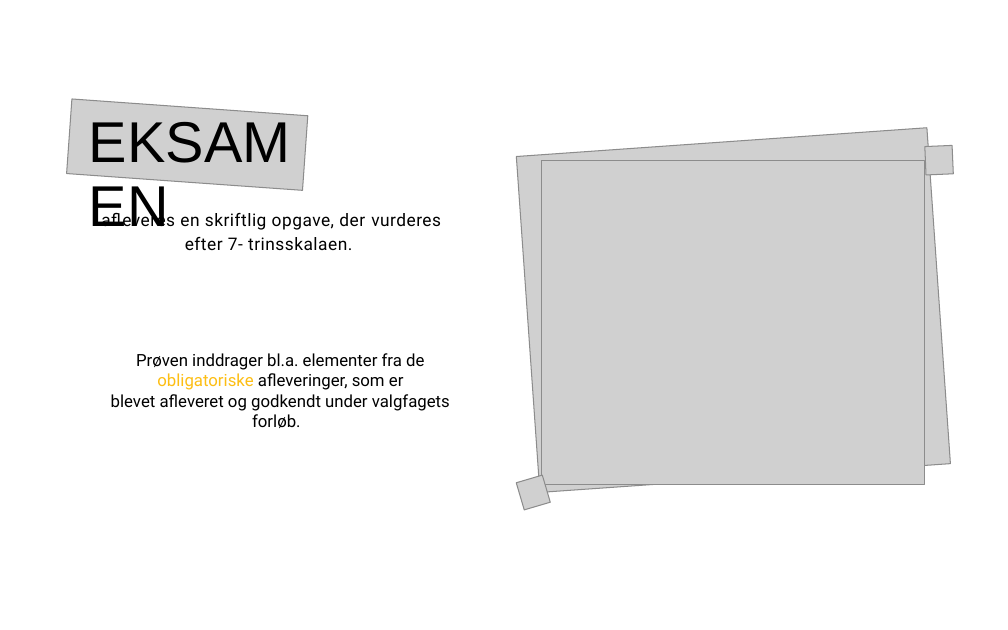
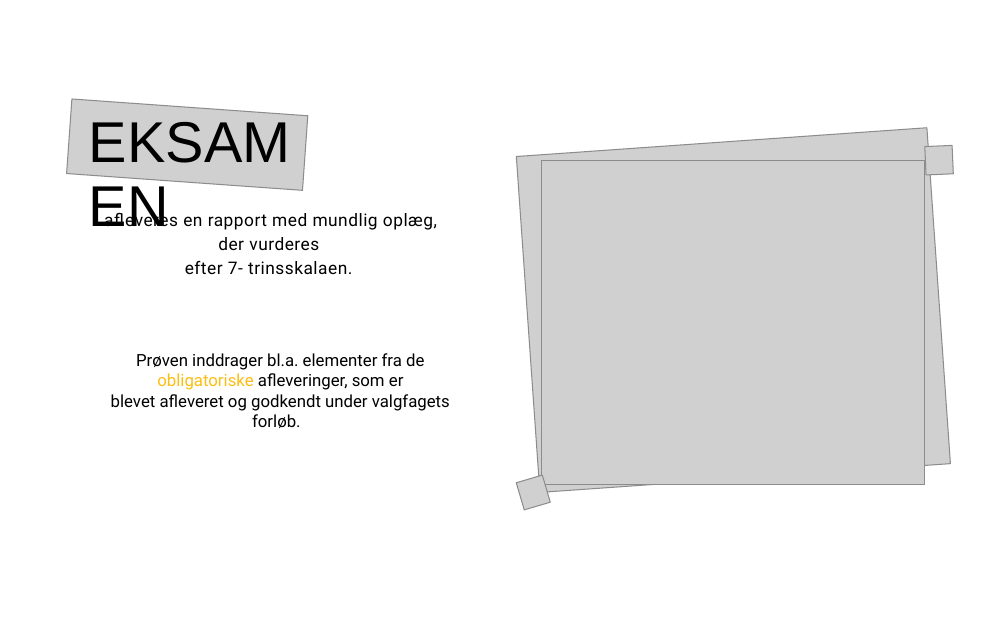
Before and after one commit to xiaoleibi/DMU26, a slide deck: slide 12 of UX valgfag2026.pptx (slide 20 before the commit). Drawn at 1008x630 pixels with LibreOffice and Linux fonts; fonts in the diff are those of the drawing; grey boxes stand for pictures. Boxes give left, top, right and bottom in pixels: in the first picture for what was removed or moved away, otherwise in the second. Text is boxed around its words. In the diff, an @@ line names an element or a change of style, - is before the commit and + after.

```diff
--- a/UX valgfag2026.pptx
+++ b/UX valgfag2026.pptx
@@ text at box(104, 210, 437, 250): text changed @@
-afleveres en skriftlig opgave, der vurderes
+afleveres en rapport med mundlig oplæg, der vurderes
```
Also in this commit, not shown: 3 other slides changed, 1 slide added, 13 slides removed.
